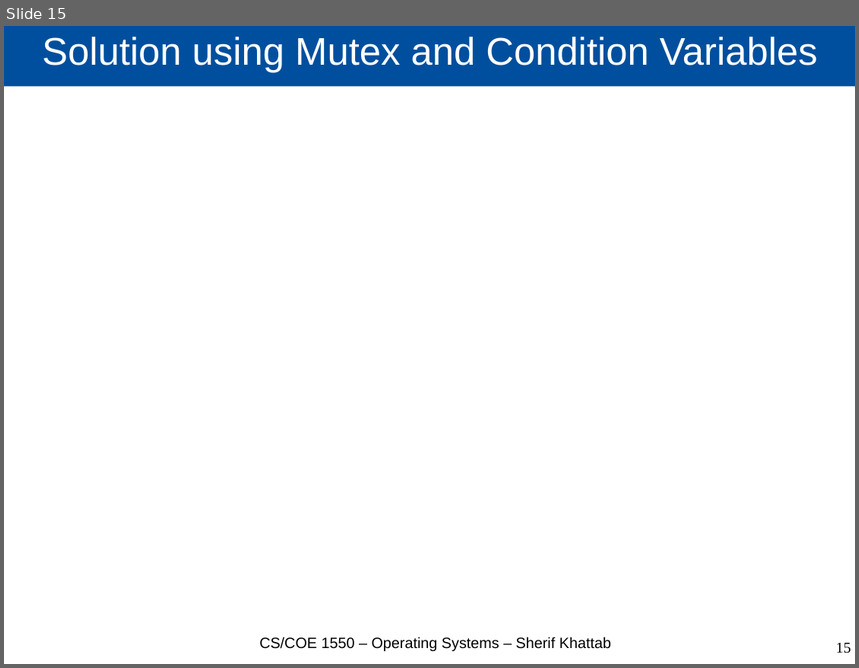
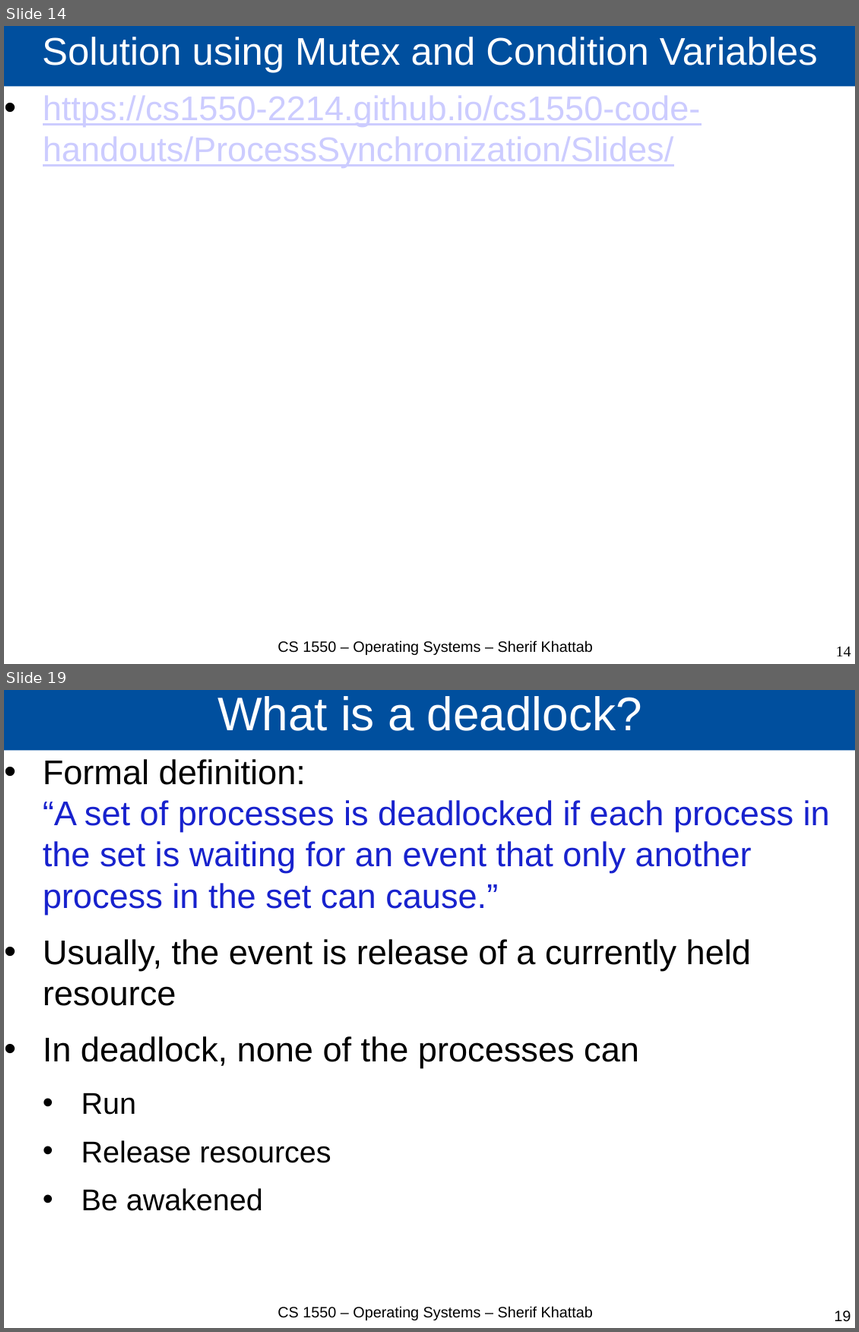
Before and after one commit to cs1550-2244/cs1550-code-handouts, a slide deck: DraftSlides/Lecture8.pptx. Shown one above the other, each under a label of ours: slide 15 before the commit, slides 14 and 19 after it; the slides between them are not shown. The pictures are 859x668 and 859x1332 pixels, drawn with LibreOffice and Linux fonts; fonts in the diff are those of the drawing. Boxes give left, top, right and bottom in pixels: in the first picture for what was removed or moved away, otherwise in the second. Text is boxed around its words. In the diff, an @@ line names an element or a change of style, - is before the commit and + after.

```diff
--- a/DraftSlides/Lecture8.pptx
+++ b/DraftSlides/Lecture8.pptx
@@ slide 19 added at (4, 690, 855, 1328), background #FFFFFF @@
@@ title added at (4, 690, 855, 751), fill #004F9E, 44 pt, text #FFFFFF @@
+What is a deadlock?
@@ text added at (43, 759, 830, 1211), 32 pt, text #000000 @@
+• Formal definition:
+  “A set of processes is deadlocked if each process in the set is waiting for an event that only another process in the set can cause.”
+• Usually, the event is release of a currently held resource
+• In deadlock, none of the processes can
+  • Run
+  • Release resources
+  • Be awakened
@@ text added at (278, 1306, 593, 1321), 14 pt, text #000000 @@
+CS 1550 – Operating Systems – Sherif Khattab
@@ page number added at (835, 1311, 851, 1322), 14 pt, text #000000 @@
+19
@@ what was slide 15 is now slide 14 @@
@@ slide 14 changed as well @@
@@ text added at (43, 96, 701, 168), 32 pt, text #CCCCFF, underline @@
+• https://cs1550-2214.github.io/cs1550-code-handouts/ProcessSynchronization/Slides/
@@ text at (278, 641, 593, 655): text changed @@
-CS/COE 1550 – Operating Systems – Sherif Khattab
+CS 1550 – Operating Systems – Sherif Khattab
@@ page number at (836, 647, 851, 657): text changed @@
-15
+14
```
Also in this commit, not shown: 13 other slides changed, 11 other slides added, 3 other files.
